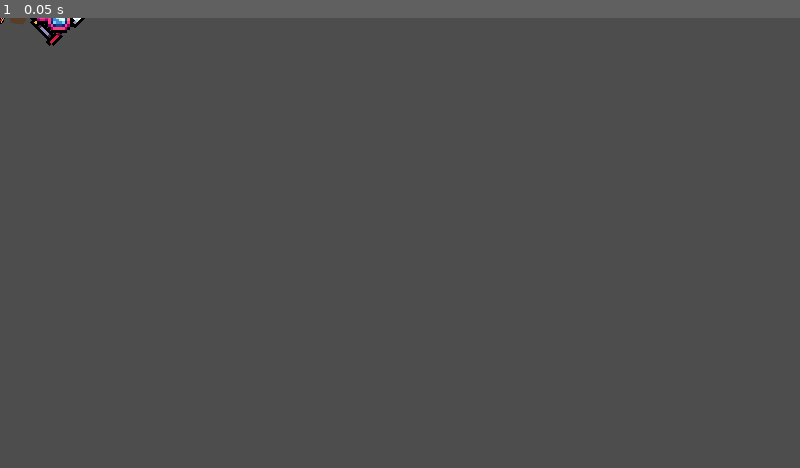
Above: before the commit, frame 1.
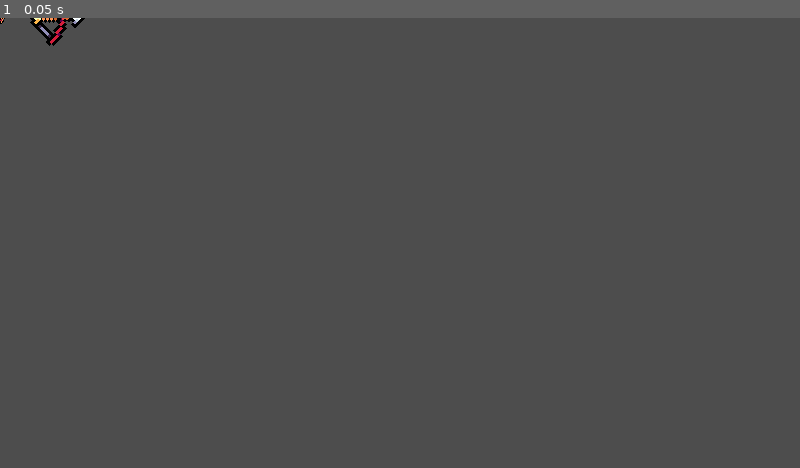
Above: after the commit, the same moment.

Repository: ramla/MultiDoggof
Game: Godot game, scene res://admiral.tscn
The game is run twice, just before and just after one commit, with the same random seed, the same clock (stepped at 60 frames per second) and the same inputs. This scene is started directly instead of the project's main scene.
Inputs:
- Up to frame 1 (0.05 s): no input

The runs differ from the first frame. In frame 1, 0.1% of the frame differs, in the area x 1-10%, y 0-4%.
Error in both runs: Invalid access to property or key 'admirals' on a base object of type 'null instance'. (res://admiral.gd:51)

Commit message:
some hud progress, missions are a mess

Diff:
--- a/admiral.gd
+++ b/admiral.gd
@@ -60,26 +60,29 @@
 
 func _unhandled_input(_event):
 	if is_player && on_round_timer:
-		if Input.is_action_pressed("recon_action") && recon_mission.is_ready() && !is_destroyed:
+		if Input.is_action_just_pressed("recon_action") && recon_mission.is_ready() && !is_destroyed:
 			recon_mission.plan_recon_mission()
-			if Input.is_action_just_pressed("action_click") or Input.is_action_just_released("action_click"):
+			get_window().set_input_as_handled()
+		if Input.is_action_just_pressed("action_click") or Input.is_action_pressed("action_click"):
+			if recon_mission.planning == true:
 				recon_mission.order_recon_mission()
-				get_window().set_input_as_handled()
-			get_window().set_input_as_handled()
+				#get_window().set_input_as_handled()
+		if !Input.is_action_pressed("recon_action") && !recon_mission.effect_running:
+			#print("cancel_plan_recon_mission(), effect runninig = ", recon_mission.effect_running)
+			recon_mission.cancel_plan_recon_mission()
 		if Input.is_action_pressed("attack_action") && attack_mission.is_ready() && !is_destroyed:
 			attack_mission.plan_attack_mission()
 			if Input.is_action_just_pressed("action_click") or Input.is_action_just_released("action_click"):
 				attack_mission.order_attack_mission()
 				get_window().set_input_as_handled()
 			get_window().set_input_as_handled()
+
 		if !Input.is_action_pressed("attack_action") && !attack_mission.effect_running:
 			attack_mission.visible = false
-		if !Input.is_action_pressed("recon_action") && !recon_mission.effect_running:
-			recon_mission.visible = false
-		#if Input.is_action_just_released("action_click") && Input.is_action_pressed("recon_action"):
-			#pass
-		#elif Input.is_action_just_released("action_click") && Input.is_action_pressed("attack_action"):
-			#pass
+	#if Input.is_action_just_released("action_click") && Input.is_action_pressed("recon_action"):
+		#pass
+	#elif Input.is_action_just_released("action_click") && Input.is_action_pressed("attack_action"):
+		#pass
 
 func _physics_process(delta):
 	#if !is_destroyed:
--- a/attack_mission.gd
+++ b/attack_mission.gd
@@ -92,7 +92,7 @@
 		no_munitions.emit()
 
 func _on_animation_finished(_anim_name):
-	#print(_anim_name, " mission over")
+	print(_anim_name, " mission over")
 	cooldown_timer.start()
 
 func _on_mission_timer_timeout():
--- a/effect_recon_plan.tres
+++ /dev/null
@@ -1,19 +0,0 @@
-[gd_resource type="ParticleProcessMaterial" format=3 uid="uid://c3rula1dbyaq0"]
-
-[resource]
-particle_flag_align_y = true
-particle_flag_disable_z = true
-angle_min = 90.0
-angle_max = 90.0
-inherit_velocity_ratio = 0.5
-spread = 30.0
-initial_velocity_min = 400.0
-initial_velocity_max = 400.0
-gravity = Vector3(0, 0, 0)
-radial_accel_min = -350.0
-radial_accel_max = -350.0
-scale_min = 0.05
-scale_max = 0.05
-collision_mode = 1
-collision_friction = 0.0
-collision_bounce = 0.0
--- a/effect_recon_plan.tscn
+++ /dev/null
@@ -1,16 +0,0 @@
-[gd_scene load_steps=3 format=3 uid="uid://bhxoc4u2xhen7"]
-
-[ext_resource type="Material" uid="uid://v1bcvrdqnlo4" path="res://effect_recon_order.tres" id="1_gljyp"]
-[ext_resource type="Texture2D" uid="uid://mlaodj8gehag" path="res://Assets/konesiluettitop128.png" id="2_ifaio"]
-
-[node name="AimingTemplate" type="Node2D"]
-modulate = Color(1, 1, 1, 0.262745)
-
-[node name="PlaneEmitter" type="GPUParticles2D" parent="."]
-texture_filter = 6
-amount = 20
-process_material = ExtResource("1_gljyp")
-texture = ExtResource("2_ifaio")
-lifetime = 2.0
-explosiveness = 0.41
-collision_base_size = 9.95
--- a/hud.gd
+++ b/hud.gd
@@ -34,6 +34,17 @@
 	add_child(ticktimer)
 	ticktimer.start()
 
+	prepost_timer.connect("timeout", _on_prepost_round_timeout)
+	prepost_timer.wait_time = Overseer.game_settings["pre_round_length"]
+	prepost_timer.one_shot = true
+	prepost_timer.autostart = true
+	add_child(prepost_timer)
+
+	round_timer.connect("timeout", _on_round_timeout)
+	round_timer.wait_time = Overseer.game_settings["round_length"]
+	round_timer.one_shot = true
+	add_child(round_timer)
+
 func init(in_health, in_munitions, in_fuel_oil, in_aviation_fuel, in_local_id):
 	attack_mission = self.get_owner().attack_mission
 	attack_mission.connect("attack_mission_takeoff", _on_attack_mission_cooldown_triggered)
@@ -65,18 +76,7 @@
 	else:
 		%AviationFuelAmount["text"] = str(0)
 	%FuelOilConsumptionAmount["text"] = str(fuel_oil_consumption)
-
-	prepost_timer.connect("timeout", _on_prepost_round_timeout)
-	prepost_timer.wait_time = Overseer.game_settings["pre_round_length"]
-	prepost_timer.one_shot = true
-	add_child(prepost_timer)
-
-	round_timer.connect("timeout", _on_round_timeout)
-	round_timer.wait_time = Overseer.game_settings["round_length"]
-	round_timer.one_shot = true
-	add_child(round_timer)
-
-	prepost_timer.start()
+	%RoundTime["text"] = str(round_time_min) + ":" + str(round_time_sec)
 	show()
 
 func _process(_delta):
@@ -84,8 +84,20 @@
 
 func update_timers():
 	if !get_owner().on_round_timer:
-		%PrePostTime["text"] = str(prepost_round_time_min) + ":" + str(prepost_round_time_sec)
-	%RoundTime["text"] = str(round_time_min) + ":" + str(round_time_sec)
+		prepost_round_time_min = prepost_timer.time_left / 60
+		prepost_round_time_sec = prepost_timer.time_left - prepost_round_time_min * 60
+		if prepost_round_time_sec < 10:
+			%PrePostTime["text"] = str(prepost_round_time_min) + ":0" + str(prepost_round_time_sec)
+		else:
+			%PrePostTime["text"] = str(prepost_round_time_min) + ":" + str(prepost_round_time_sec)
+	else:
+		round_time_min = round_timer.time_left / 60
+		round_time_sec = round_timer.time_left - round_time_min * 60
+		if round_time_sec < 10:
+			%RoundTime["text"] = str(round_time_min) + ":0" + str(round_time_sec)
+		else:
+			%RoundTime["text"] = str(round_time_min) + ":" + str(round_time_sec)
+
 
 func _on_prepost_round_timeout():
 	%PrePostTime["visible"] = false
@@ -159,6 +171,7 @@
 		%FuelOilConsumptionAmount["theme_override_colors/font_color"] = "ffae00"
 	elif 18000 <= fuel_oil_consumption:
 		%FuelOilConsumptionAmount["theme_override_colors/font_color"] = "ff0900"
+	#print("tikc working yay")
 
 func _on_aviation_fuel_used(amount):
 	aviation_fuel -= amount
--- a/hud.tscn
+++ b/hud.tscn
@@ -114,11 +114,13 @@
 unique_name_in_owner = true
 layout_mode = 2
 theme_override_colors/font_color = Color(1, 1, 1, 1)
+theme_override_colors/font_shadow_color = Color(0, 0, 0, 1)
 theme_override_font_sizes/font_size = 12
 text = "0"
 
 [node name="MunitionsLabel" type="Label" parent="GridContainer4/GridContainer"]
 layout_mode = 2
+theme_override_colors/font_shadow_color = Color(0, 0, 0, 1)
 theme_override_font_sizes/font_size = 12
 text = "Munitions"
 
@@ -129,11 +131,13 @@
 [node name="AviationFuelAmount" type="Label" parent="GridContainer4/GridContainer3"]
 unique_name_in_owner = true
 layout_mode = 2
+theme_override_colors/font_shadow_color = Color(0, 0, 0, 1)
 theme_override_font_sizes/font_size = 12
 text = "1550"
 
 [node name="AviationFuelLabel" type="Label" parent="GridContainer4/GridContainer3"]
 layout_mode = 2
+theme_override_colors/font_shadow_color = Color(0, 0, 0, 1)
 theme_override_font_sizes/font_size = 12
 text = "Aviation fuel"
 
@@ -145,11 +149,13 @@
 unique_name_in_owner = true
 layout_mode = 2
 theme_override_colors/font_color = Color(1, 1, 1, 1)
+theme_override_colors/font_shadow_color = Color(0, 0, 0, 1)
 theme_override_font_sizes/font_size = 12
 text = "20000"
 
 [node name="FuelOilLabel" type="Label" parent="GridContainer4/GridContainer2"]
 layout_mode = 2
+theme_override_colors/font_shadow_color = Color(0, 0, 0, 1)
 theme_override_font_sizes/font_size = 12
 text = "Fuel oil"
 
@@ -161,6 +167,7 @@
 unique_name_in_owner = true
 layout_mode = 2
 theme_override_colors/font_color = Color(1, 1, 1, 1)
+theme_override_colors/font_shadow_color = Color(0, 0, 0, 1)
 theme_override_font_sizes/font_size = 12
 text = "16000"
 visible_characters_behavior = 1
@@ -168,6 +175,7 @@
 [node name="FuelOilConsumptionLabel" type="Label" parent="GridContainer4/GridContainer4"]
 layout_mode = 2
 theme_override_colors/font_color = Color(1, 0.682353, 0, 1)
+theme_override_colors/font_shadow_color = Color(0, 0, 0, 1)
 theme_override_font_sizes/font_size = 12
 text = "Fuel oil / minute"
 
@@ -201,7 +209,6 @@
 [node name="LocalIDLabel" type="Label" parent="VBoxContainer/HBoxContainer"]
 layout_mode = 2
 theme_override_colors/font_shadow_color = Color(0, 0, 0, 1)
-theme_override_colors/font_outline_color = Color(0, 0, 0, 1)
 theme_override_constants/outline_size = 0
 text = "Local ID:"
 
@@ -216,12 +223,14 @@
 [node name="RoundLabel" type="Label" parent="VBoxContainer/HBoxContainer2"]
 unique_name_in_owner = true
 layout_mode = 2
+theme_override_colors/font_shadow_color = Color(0, 0, 0, 1)
 text = "Round:"
 
 [node name="RoundTime" type="Label" parent="VBoxContainer/HBoxContainer2"]
 unique_name_in_owner = true
 custom_minimum_size = Vector2(42, 0)
 layout_mode = 2
+theme_override_colors/font_shadow_color = Color(0, 0, 0, 1)
 text = "88:88"
 horizontal_alignment = 2
 
@@ -231,6 +240,7 @@
 [node name="PrePostLabel" type="Label" parent="VBoxContainer/HBoxContainer3"]
 unique_name_in_owner = true
 layout_mode = 2
+theme_override_colors/font_shadow_color = Color(0, 0, 0, 1)
 text = "Pre-round:"
 horizontal_alignment = 2
 
@@ -238,5 +248,6 @@
 unique_name_in_owner = true
 custom_minimum_size = Vector2(42, 0)
 layout_mode = 2
+theme_override_colors/font_shadow_color = Color(0, 0, 0, 1)
 text = "88:88"
 horizontal_alignment = 2
--- a/overseer.gd
+++ b/overseer.gd
@@ -2,7 +2,7 @@
 extends Node
 
 var debug = {
-	"quick_launch" = false, #to quickly launch a game from two instances. second round is also immediately launched as players are readied automatically
+	"quick_launch" = true, #to quickly launch a game from two instances. second round is also immediately launched as players are readied automatically
 	"wallhack" = false, #not tested since fixing most of fog of war and is acshually maphack
 	"pace_up" = false, #doubles some speeds, not very useful maybe DELETE
 	}
--- a/recon_mission.gd
+++ b/recon_mission.gd
@@ -20,6 +20,7 @@
 #var air_wing_state = {}
 var aviation_fuel_consumption = Overseer.game_settings["admiral"]["recon_fuel"]
 var effect_running = false
+var planning = false
 
 @onready var spotbox_animation_node = get_node("SpotboxPlayer")
 #@onready var visual_animation_node = get_node("VisualPlayer")
@@ -58,8 +59,12 @@
 		#air_wing_state[str()] = 1
 
 func _process(_delta):
-	#look_at(get_global_mouse_position())
-	pass
+	if planning:
+		look_at(get_global_mouse_position())
+		$Icon.visible = true
+	else:
+		self.visible = false
+		$Icon.visible = false
 
 func pass_the_poly():
 	recon_visual_area["polygon"] = recon_poly
@@ -69,12 +74,13 @@
 	cooldown_ready = true
 
 func _on_animation_finished(_anim_name):
-	#print(_anim_name, " mission over")
+	print(_anim_name, " mission over (animation finished)")
 	area.disabled = true
 	cooldown_timer.start()
 
 func plan_recon_mission():
 	if cooldown_ready:
+		planning = true
 		$Icon.visible = true
 		self.visible = true
 		area.disabled = true
@@ -83,12 +89,22 @@
 		#aiming_template_recon["emitting"] = true
 		spotbox_animation_node["speed_scale"] = 4
 		spotbox_animation_node.play("recon")
+		print("recon visible, icon visible")
 	else:
+		planning = false
 		area.disabled = true
 		$Icon.visible = false
+		#print("Recon icon visible = false, disabled = true")
 #		aiming_template_recon.restart()
 		#visible = false
 		#aiming_template_recon["emitting"] = false
+
+func cancel_plan_recon_mission():
+		planning = false
+		area.disabled = true
+		self.visible = false
+		$Icon.visible = false
+		#print("Recon icon visible = false, disabled = true")
 
 #func visualize_plan_recon():
 		#if anim_timer.is_stopped():
@@ -116,11 +132,14 @@
 		$Icon.visible = false
 		effect_running = true
 		print("recon mission takes off, mission duration ", str(cooldown_timer.wait_time + spotbox_animation_node["speed_scale"]*spotbox_animation_node.current_animation_length))
+		print("also cooldown reyad = false, icon visible = false, area visible = false, effect running = true")
 		recon_mission_takeoff.emit(cooldown_timer.wait_time + spotbox_animation_node["speed_scale"]*spotbox_animation_node.current_animation_length)
 		aviation_fuel_used.emit(aviation_fuel_consumption)
+		planning = false
 
 func _on_aiming_template_recon_finished():
 	#visual_animation_node.play("plan_recon")
+	print("does this still play?")
 	pass
 
 func _on_effect_recon_finished():
@@ -128,6 +147,7 @@
 	self.visible = false
 #	aiming_template_recon.visible = true
 	effect_running = false
+	print("effect_recon_finished: icon visible = true, self.visible = false, effect running = false")
 
 func is_ready():
 	return cooldown_ready
--- a/recon_mission.tscn
+++ b/recon_mission.tscn
@@ -3,7 +3,7 @@
 [ext_resource type="Script" path="res://recon_mission.gd" id="1_d7dpn"]
 [ext_resource type="PackedScene" uid="uid://c0a5gm8cs1cim" path="res://recon_visual_area.tscn" id="2_11jbp"]
 [ext_resource type="Texture2D" uid="uid://deufv1an2r7g4" path="res://Assets/item8BIT_mirror.png" id="2_fs6xi"]
-[ext_resource type="PackedScene" uid="uid://bhxoc4u2xhen7" path="res://effect_recon_plan.tscn" id="2_iu7dm"]
+[ext_resource type="PackedScene" uid="uid://bhxoc4u2xhen7" path="res://gitignore/effect_recon_plan.tscn" id="2_iu7dm"]
 [ext_resource type="PackedScene" uid="uid://nik0ve2rgkf3" path="res://effect_recon.tscn" id="3_avrvr"]
 
 [sub_resource type="Animation" id="Animation_ikq70"]
@@ -83,6 +83,7 @@
 self_modulate = Color(1, 1, 1, 1)
 
 [node name="Area" type="CollisionPolygon2D" parent="."]
+visible = false
 position = Vector2(35, -1)
 scale = Vector2(-0.5, 0.5)
 polygon = PackedVector2Array(1, 1, 19, 40, 100, 51, 120, 21, 120, -19, 100, -50, 19, -40)
@@ -106,6 +107,7 @@
 speed_scale = 1.5
 
 [node name="Icon" type="Sprite2D" parent="."]
+visible = false
 texture_filter = 1
 position = Vector2(77, 1)
 rotation = 1.5708
